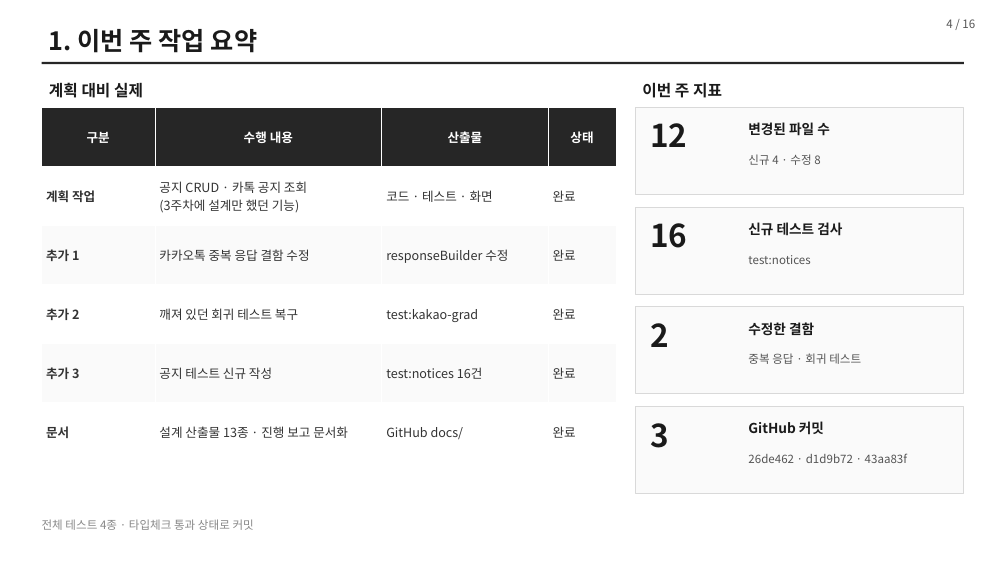
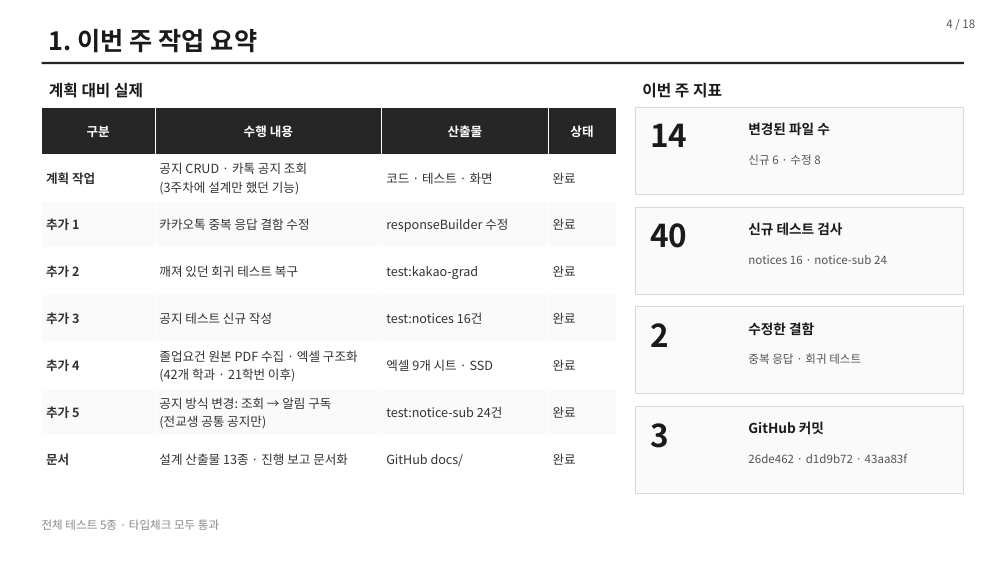
Before and after one commit to jaewonkyoung-alt/wise-faq-bot, a slide deck: slide 4 of slides/2021212843_경재원_4주차_진행보고.pptx. Drawn at 1008x567 pixels with LibreOffice and Linux fonts; fonts in the diff are those of the drawing. Boxes give left, top, right and bottom in pixels: in the first picture for what was removed or moved away, otherwise in the second. Text is boxed around its words. In the diff, an @@ line names an element or a change of style, - is before the commit and + after.

```diff
--- a/slides/2021212843_경재원_4주차_진행보고.pptx
+++ b/slides/2021212843_경재원_4주차_진행보고.pptx
@@ table at <box>42,107,616,482</box> @@
+row 6: 추가 4 | 졸업요건 원본 PDF 수집 · 엑셀 구조화 / (42개 학과 · 21학번 이후) | 엑셀 9개 시트 · SSD | 완료
+row 7: 추가 5 | 공지 방식 변경: 조회 → 알림 구독 / (전교생 공통 공지만) | test:notice-sub 24건 | 완료
@@ text at <box>650,123,687,147</box>: text changed @@
-12
+14
@@ text at <box>748,154,820,165</box>: text changed @@
-신규 4 · 수정 8
+신규 6 · 수정 8
@@ text at <box>650,223,687,248</box>: text changed @@
-16
+40
@@ text at <box>748,255,887,264</box>: text changed @@
-test:notices
+notices 16 · notice-sub 24
@@ text at <box>42,519,219,530</box>: text changed @@
-전체 테스트 4종 · 타입체크 통과 상태로 커밋
+전체 테스트 5종 · 타입체크 모두 통과
```
Also in this commit, not shown: 13 other slides changed, 4 slides added, 2 slides removed, 14 other files.
